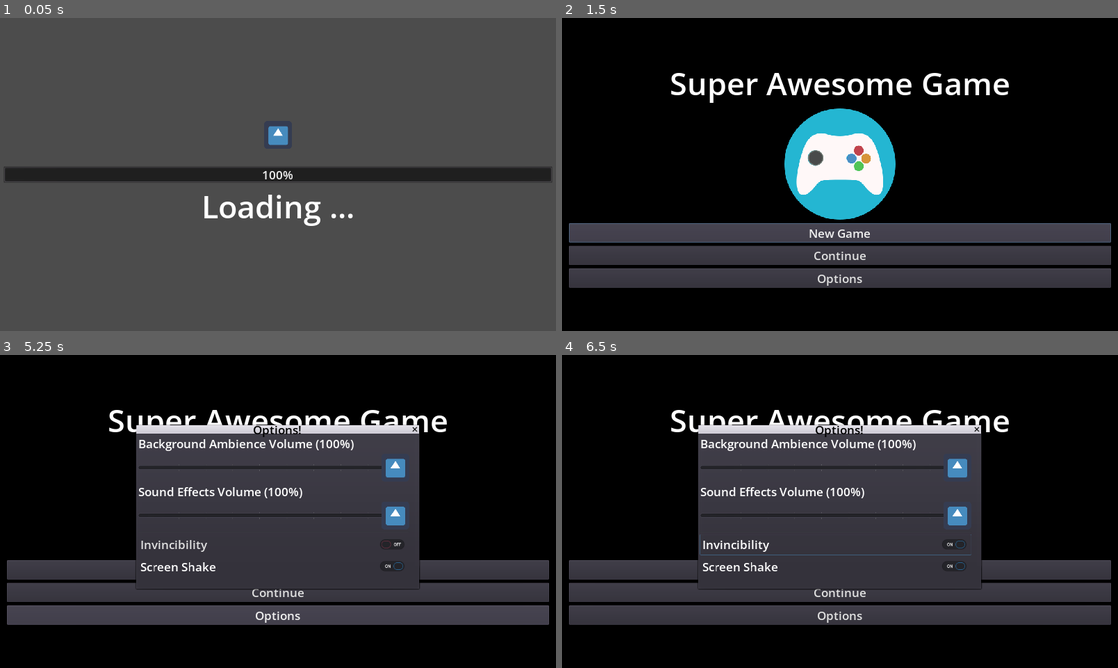
Above: before the commit, frames 1-4 (two rows, left to right).
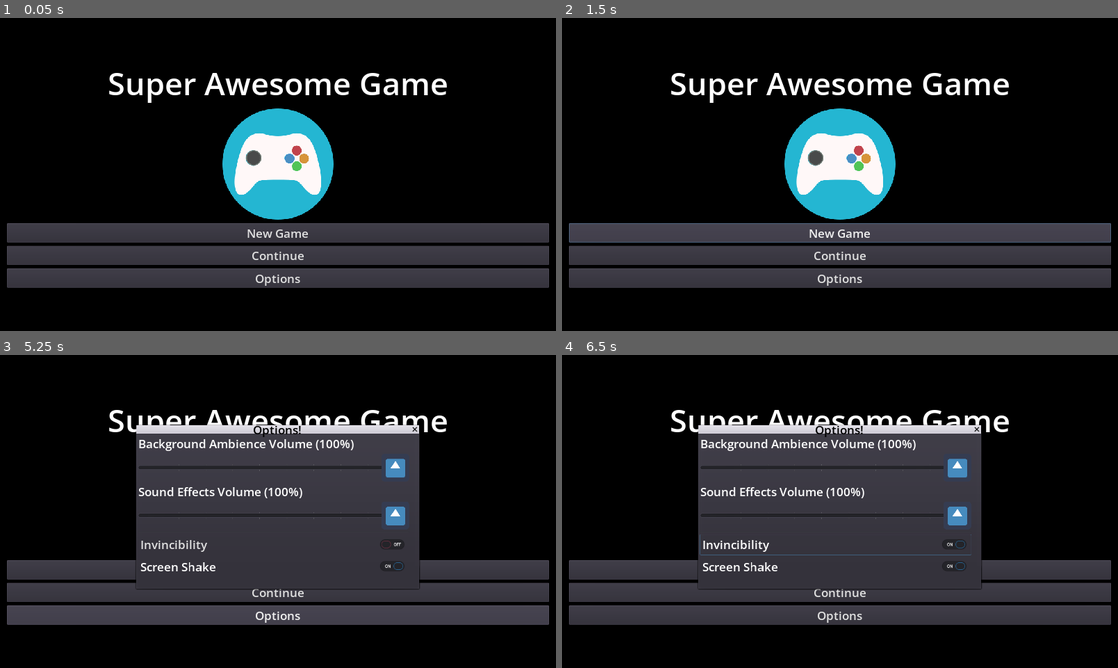
Above: after the commit, the same moments.

Repository: nightblade9/turbo
Game: Godot game, scene res://contexts/pregame/scenes/GameLoaderScene.tscn
The game is run twice, just before and just after one commit, with the same random seed, the same clock (stepped at 60 frames per second) and the same inputs. The engine's default icon, where the game draws it, is replaced by a stand-in: a white triangle on a blue panel in a dark square.
Inputs:
- Up to frame 1 (0.05 s): no input
- Up to frame 2 (1.5 s): click "New Game" at 0.5 s; click "New Game" at 1.25 s
- Up to frame 3 (5.25 s): click "Continue" at 2 s; click "Continue" at 2.75 s; click "New Game" at 3.5 s; click "Continue" at 4.25 s; click "Options" at 5 s
- Up to frame 4 (6.5 s): click "Invincibility" at 5.75 s

The runs differ from the first frame. In frame 1, 82% of the frame differs, in the area x 0-100%, y 0-100%; in frame 2, nothing differs; in frame 3, less than 0.1%; in frame 4, less than 0.1%.

Commit message:
Slightly cleaner loading scene, better layout

Diff:
--- a/source/contexts/pregame/scenes/GameLoaderScene.gd
+++ b/source/contexts/pregame/scenes/GameLoaderScene.gd
@@ -9,12 +9,11 @@
 		var error = loader.poll()
 		if error == ERR_FILE_EOF:
 			# loading complete
-			_progress_bar.value = 100
-			yield(get_tree(), "idle_frame")
 			var packed_scene = loader.get_resource()
 			get_tree().change_scene_to(packed_scene)
+			break
 		elif error == OK:
 			# Still loading ...
 			var progress_percent = 100 * loader.get_stage() / loader.get_stage_count()
 			_progress_bar.value = progress_percent
-			yield(get_tree(), "idle_frame")
+		yield(get_tree(), "idle_frame")
--- a/source/contexts/pregame/scenes/GameLoaderScene.tscn
+++ b/source/contexts/pregame/scenes/GameLoaderScene.tscn
@@ -1,7 +1,6 @@
-[gd_scene load_steps=4 format=2]
+[gd_scene load_steps=3 format=2]
 
 [ext_resource path="res://contexts/pregame/scenes/GameLoaderScene.gd" type="Script" id=1]
-[ext_resource path="res://icon.png" type="Texture" id=2]
 [ext_resource path="res://theme/Headings.tres" type="DynamicFont" id=3]
 
 [node name="Control" type="Control"]
@@ -12,44 +11,38 @@
 [node name="MarginContainer" type="MarginContainer" parent="."]
 anchor_right = 1.0
 anchor_bottom = 1.0
-custom_constants/margin_right = 8
-custom_constants/margin_top = 8
-custom_constants/margin_left = 8
-custom_constants/margin_bottom = 8
+custom_constants/margin_right = 32
+custom_constants/margin_top = 32
+custom_constants/margin_left = 32
+custom_constants/margin_bottom = 32
 
 [node name="VBoxContainer" type="VBoxContainer" parent="MarginContainer"]
-margin_left = 8.0
-margin_top = 8.0
-margin_right = 1272.0
-margin_bottom = 712.0
+margin_left = 32.0
+margin_top = 32.0
+margin_right = 1248.0
+margin_bottom = 688.0
 alignment = 1
 
 [node name="CenterContainer" type="CenterContainer" parent="MarginContainer/VBoxContainer"]
-margin_top = 229.0
-margin_right = 1264.0
-margin_bottom = 293.0
-
-[node name="TextureRect" type="TextureRect" parent="MarginContainer/VBoxContainer/CenterContainer"]
-margin_left = 600.0
-margin_right = 664.0
-margin_bottom = 64.0
-texture = ExtResource( 2 )
+margin_top = 237.0
+margin_right = 1216.0
+margin_bottom = 237.0
 
 [node name="Control" type="Control" parent="MarginContainer/VBoxContainer"]
-margin_top = 297.0
-margin_right = 1264.0
-margin_bottom = 329.0
+margin_top = 241.0
+margin_right = 1216.0
+margin_bottom = 273.0
 rect_min_size = Vector2( 32, 32 )
 
 [node name="ProgressBar" type="ProgressBar" parent="MarginContainer/VBoxContainer"]
-margin_top = 333.0
-margin_right = 1264.0
-margin_bottom = 372.0
+margin_top = 277.0
+margin_right = 1216.0
+margin_bottom = 316.0
 
 [node name="Label" type="Label" parent="MarginContainer/VBoxContainer"]
-margin_top = 376.0
-margin_right = 1264.0
-margin_bottom = 475.0
+margin_top = 320.0
+margin_right = 1216.0
+margin_bottom = 419.0
 custom_fonts/font = ExtResource( 3 )
 text = "Loading ..."
 align = 1
